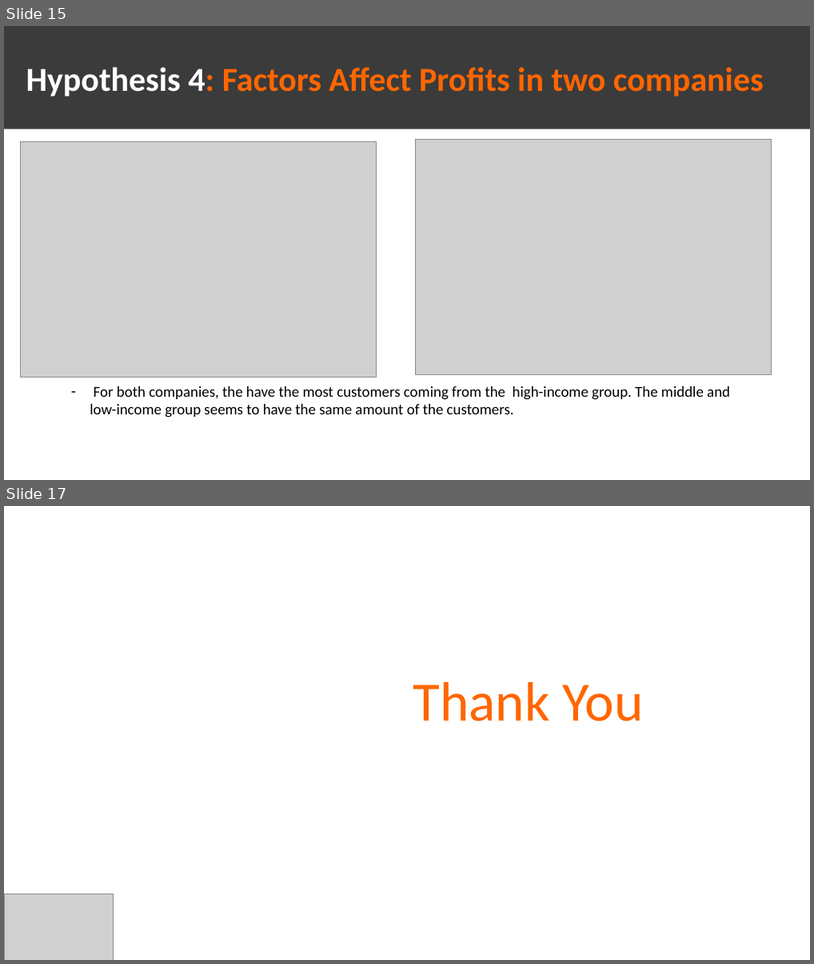
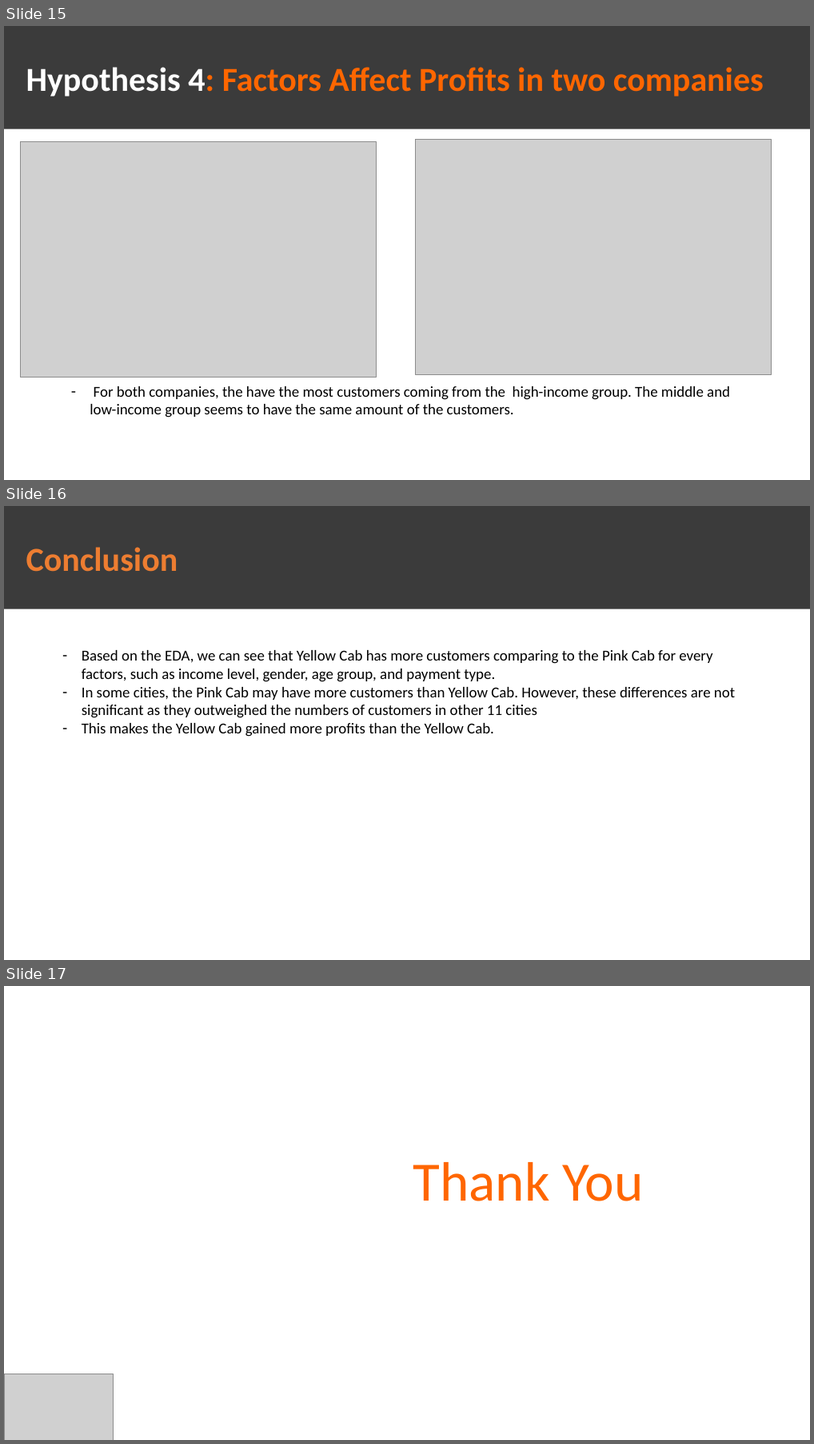
Before and after one commit to qngyn/DataGlacier, a slide deck: Week3/G2M_presentation.pptx. Shown one above the other, each under a label of ours: slides 15 and 17 before the commit, slides 15, 16 and 17 after it; the slides between them are not shown. The pictures are 814x964 and 814x1444 pixels, drawn with LibreOffice and Linux fonts; fonts in the diff are those of the drawing; grey boxes stand for pictures. Boxes give left, top, right and bottom in pixels: in the first picture for what was removed or moved away, otherwise in the second. Text is boxed around its words. In the diff, an @@ line names an element or a change of style, - is before the commit and + after.

Commit message:
partial conclusion
- Still missing one hypothesis so far.

```diff
--- a/Week3/G2M_presentation.pptx
+++ b/Week3/G2M_presentation.pptx
@@ slide 16 added at box(4, 506, 810, 960), background #FFFFFF @@
@@ rectangle added at box(4, 506, 810, 608), fill #3B3B3B @@
@@ title added at box(26, 547, 178, 572), 40 pt, text #ED7D31, bold @@
+Conclusion
@@ text added at box(82, 650, 735, 736), 18 pt, text #000000 @@
+– Based on the EDA, we can see that Yellow Cab has more customers comparing to the Pink Cab for every factors, such as income level, gender, age group, and payment type.
+– In some cities, the Pink Cab may have more customers than Yellow Cab. However, these differences are not significant as they outweighed the numbers of customers in other 11 cities
+– This makes the Yellow Cab gained more profits than the Yellow Cab.
```
Also in this commit, not shown: 1 slide removed.
